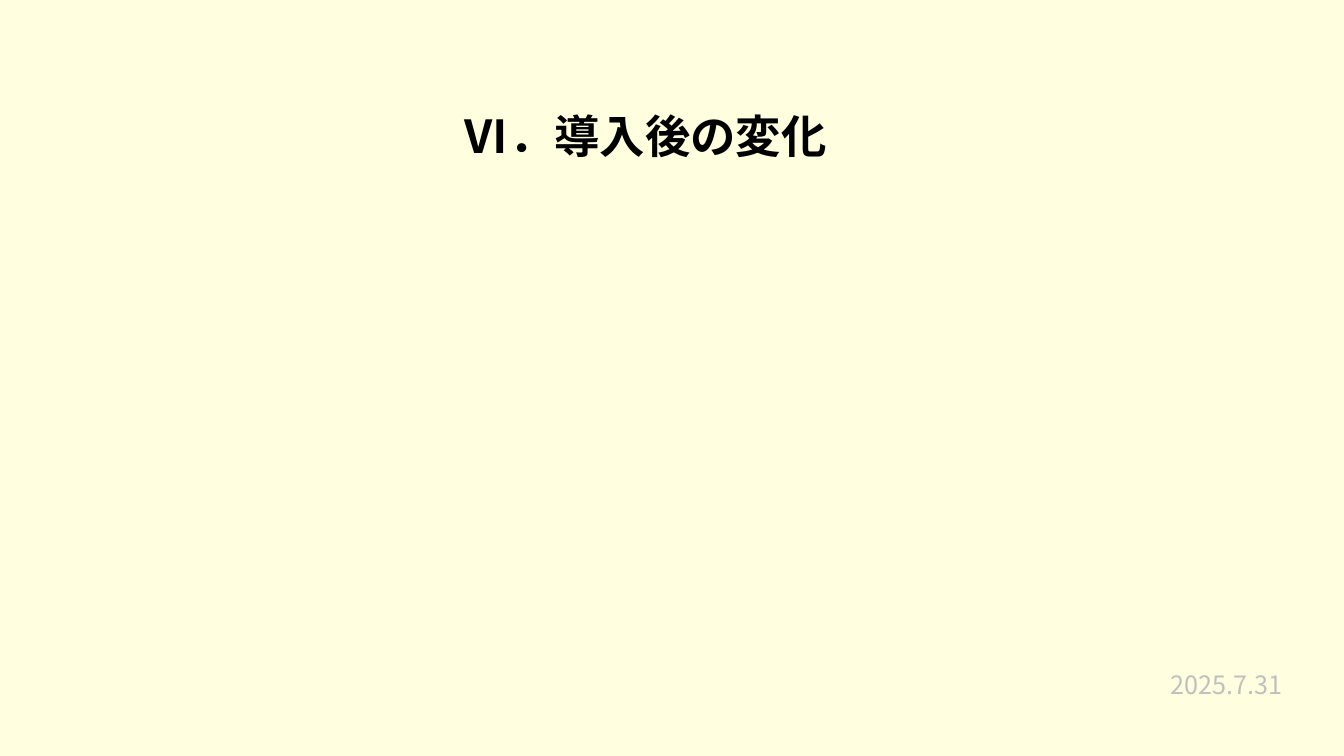
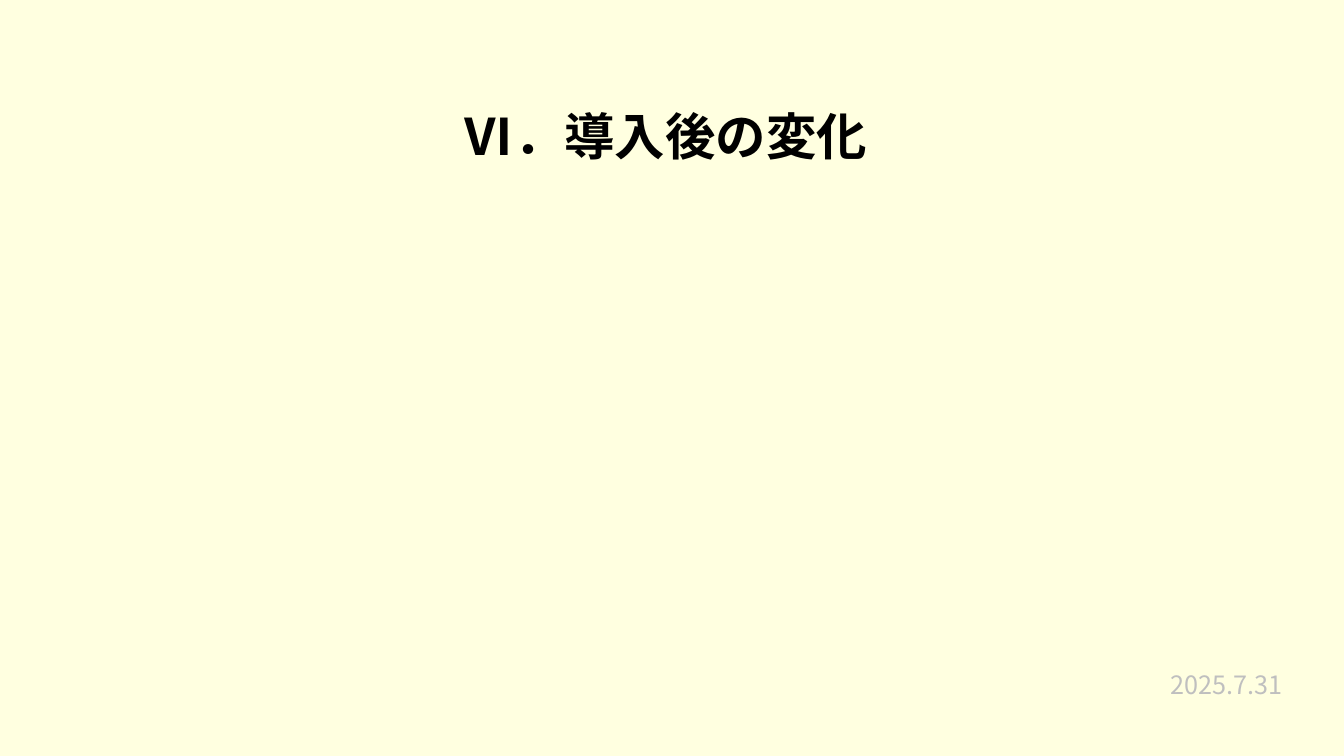
Before and after one commit to plusdojo2025/a2-7, a slide deck: slide 8 of 発表準備/7月成果発表会.pptx. Drawn at 1344x756 pixels with LibreOffice and Linux fonts; fonts in the diff are those of the drawing. Boxes give left, top, right and bottom in pixels: in the first picture for what was removed or moved away, otherwise in the second. Text is boxed around its words. In the diff, an @@ line names an element or a change of style, - is before the commit and + after.

```diff
--- a/発表準備/7月成果発表会.pptx
+++ b/発表準備/7月成果発表会.pptx
@@ title "Ⅵ．導入後の変化" at box(464, 112, 867, 160): size 32.4 to 36 pt @@
```
Also in this commit, not shown: 1 other slide changed.
